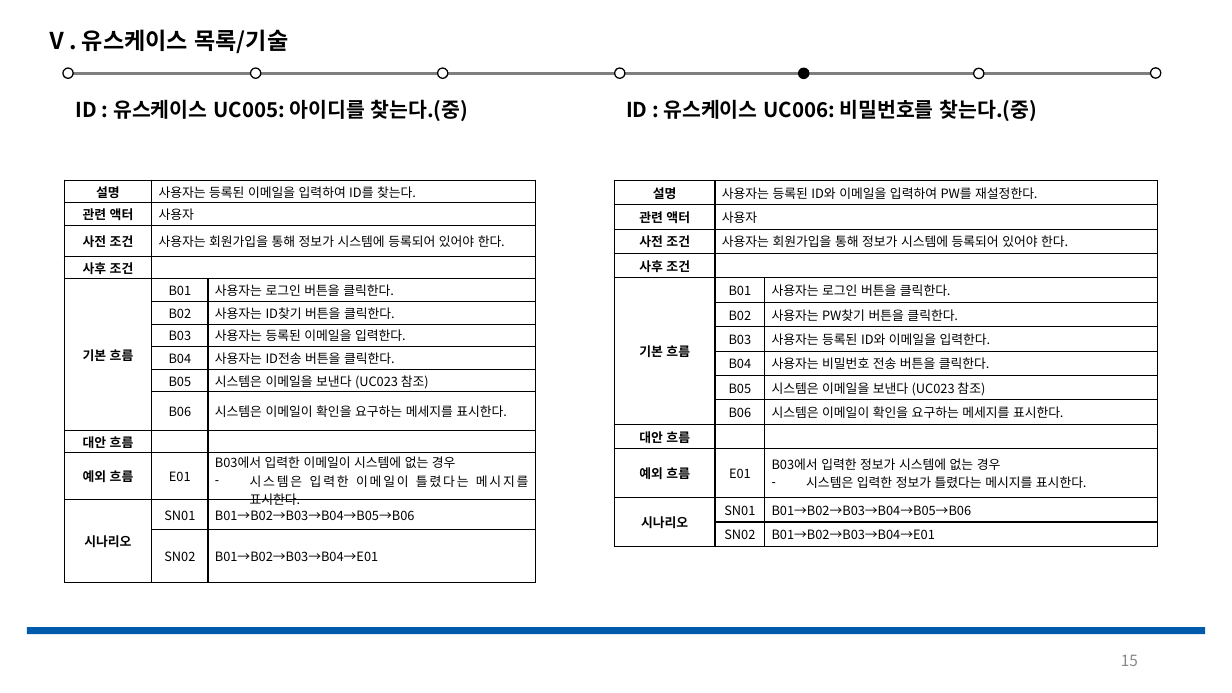
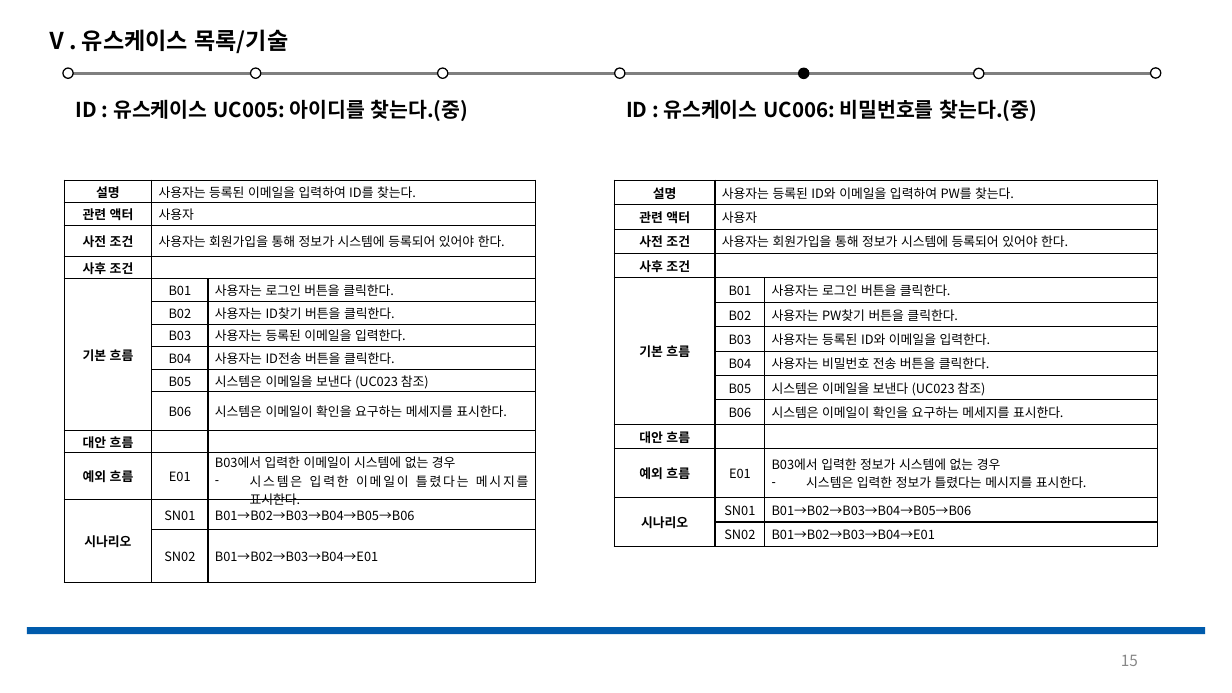
Before and after one commit to Jeeseob/SoftwareEngineering, a slide deck: slide 15 of 소공.pptx. Drawn at 1232x693 pixels with LibreOffice and Linux fonts; fonts in the diff are those of the drawing. Boxes give left, top, right and bottom in pixels: in the first picture for what was removed or moved away, otherwise in the second. Text is boxed around its words. In the diff, an @@ line names an element or a change of style, - is before the commit and + after.

```diff
--- a/소공.pptx
+++ b/소공.pptx
@@ table at box(615, 180, 1158, 547) @@
-row 1, column 2: 사용자는 등록된 ID와 이메일을 입력하여 PW를 재설정한다.
+row 1, column 2: 사용자는 등록된 ID와 이메일을 입력하여 PW를 찾는다.
```
